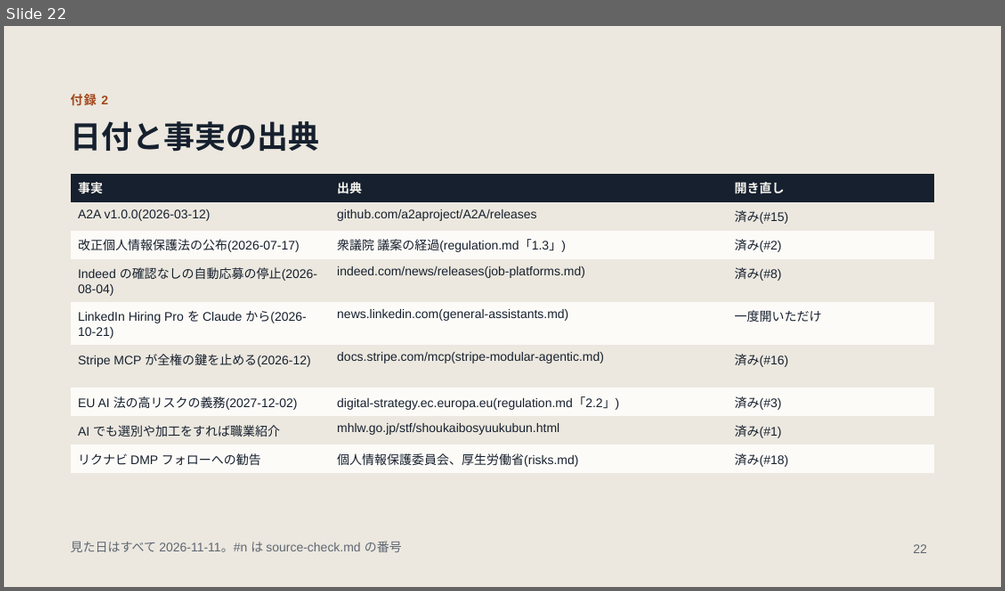
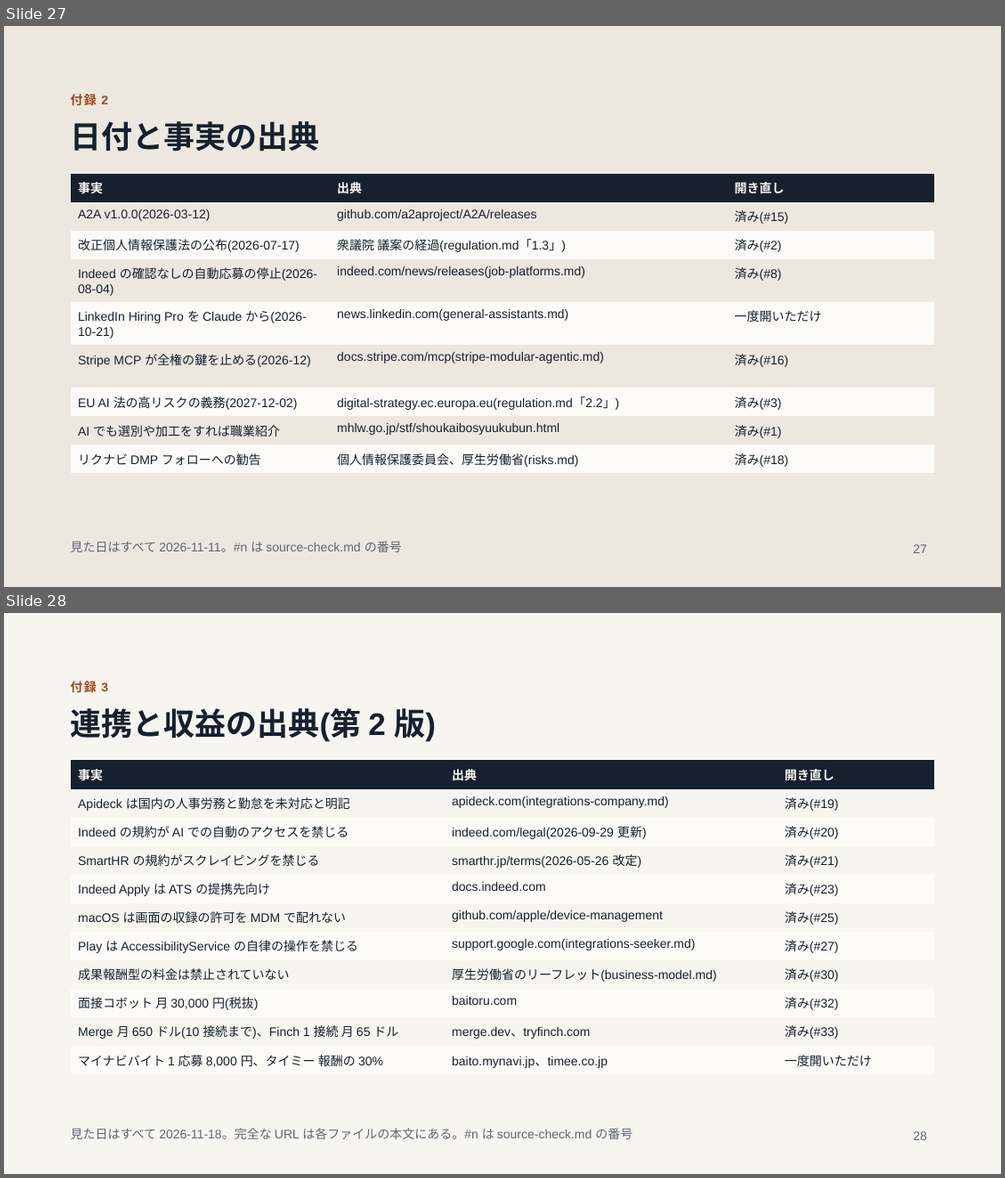
Before and after one commit to jyoka/hiring-os, a slide deck: docs/pitch/pitch.pptx. Shown one above the other, each under a label of ours: slide 22 before the commit, slides 27 and 28 after it. The pictures are 1005x591 and 1005x1178 pixels, drawn with LibreOffice and Linux fonts; fonts in the diff are those of the drawing. Boxes give left, top, right and bottom in pixels: in the first picture for what was removed or moved away, otherwise in the second. Text is boxed around its words. In the diff, an @@ line names an element or a change of style, - is before the commit and + after.

Commit message:
task 439: 採用プロダクト: 連携の戦略と収益の形を調べ、PRD とピッチを直す

```diff
--- a/docs/pitch/pitch.pptx
+++ b/docs/pitch/pitch.pptx
@@ slide 28 added at (x1=4, y1=613, x2=1001, y2=1174), background #F7F5F0 @@
@@ text added at (x1=71, y1=681, x2=108, y2=692), 12 pt, text #A2471A, bold @@
+付録 3
@@ title added at (x1=71, y1=708, x2=436, y2=742), 30 pt, text #16202E, bold @@
+連携と収益の出典(第 2 版)
@@ table added at (x1=71, y1=761, x2=934, y2=1071), 11 rows, 3 columns @@
+事実 | 出典 | 開き直し
+Apideck は国内の人事労務と勤怠を未対応と明記 | apideck.com(integrations-company.md) | 済み(#19)
+Indeed の規約が AI での自動のアクセスを禁じる | indeed.com/legal(2026-09-29 更新) | 済み(#20)
+SmartHR の規約がスクレイピングを禁じる | smarthr.jp/terms(2026-05-26 改定) | 済み(#21)
+Indeed Apply は ATS の提携先向け | docs.indeed.com | 済み(#23)
+macOS は画面の収録の許可を MDM で配れない | github.com/apple/device-management | 済み(#25)
+Play は AccessibilityService の自律の操作を禁じる | support.google.com(integrations-seeker.md) | 済み(#27)
+成果報酬型の料金は禁止されていない | 厚生労働省のリーフレット(business-model.md) | 済み(#30)
+面接コボット 月 30,000 円(税抜) | baitoru.com | 済み(#32)
+Merge 月 650 ドル(10 接続まで)、Finch 1 接続 月 65 ドル | merge.dev、tryfinch.com | 済み(#33)
+マイナビバイト 1 応募 8,000 円、タイミー 報酬の 30% | baito.mynavi.jp、timee.co.jp | 一度開いただけ
@@ text added at (x1=71, y1=1127, x2=632, y2=1139), 12 pt, text #5E6672 @@
+見た日はすべて 2026-11-18。完全な URL は各ファイルの本文にある。#n は source-check.md の番号
@@ page number added at (x1=913, y1=1131, x2=927, y2=1140), 12 pt, text #5E6672 @@
+28
@@ what was slide 22 is now slide 27 @@
@@ page number at (x1=913, y1=544, x2=927, y2=553): text changed @@
-22
+27
```
Also in this commit, not shown: 12 slides changed, 5 other slides added, 3 other files.
